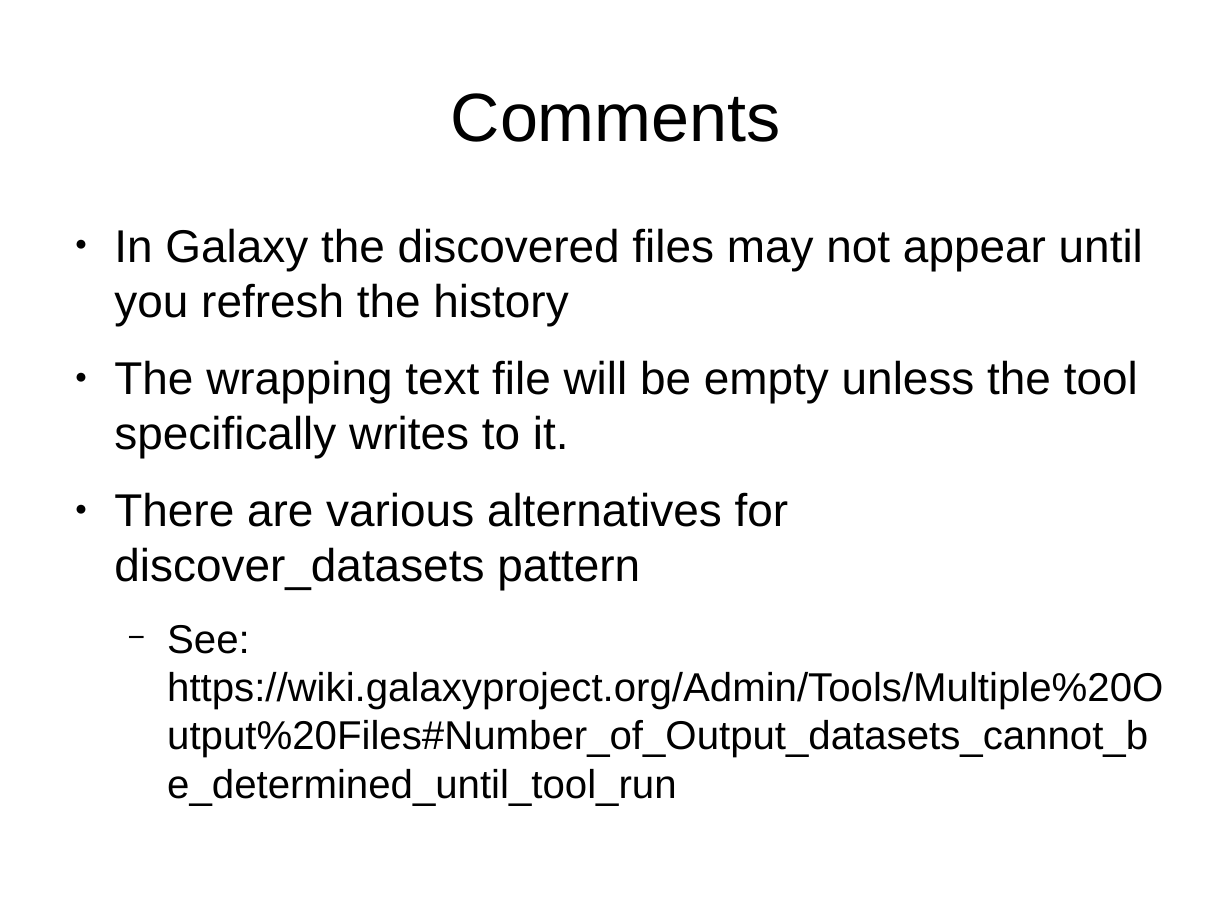
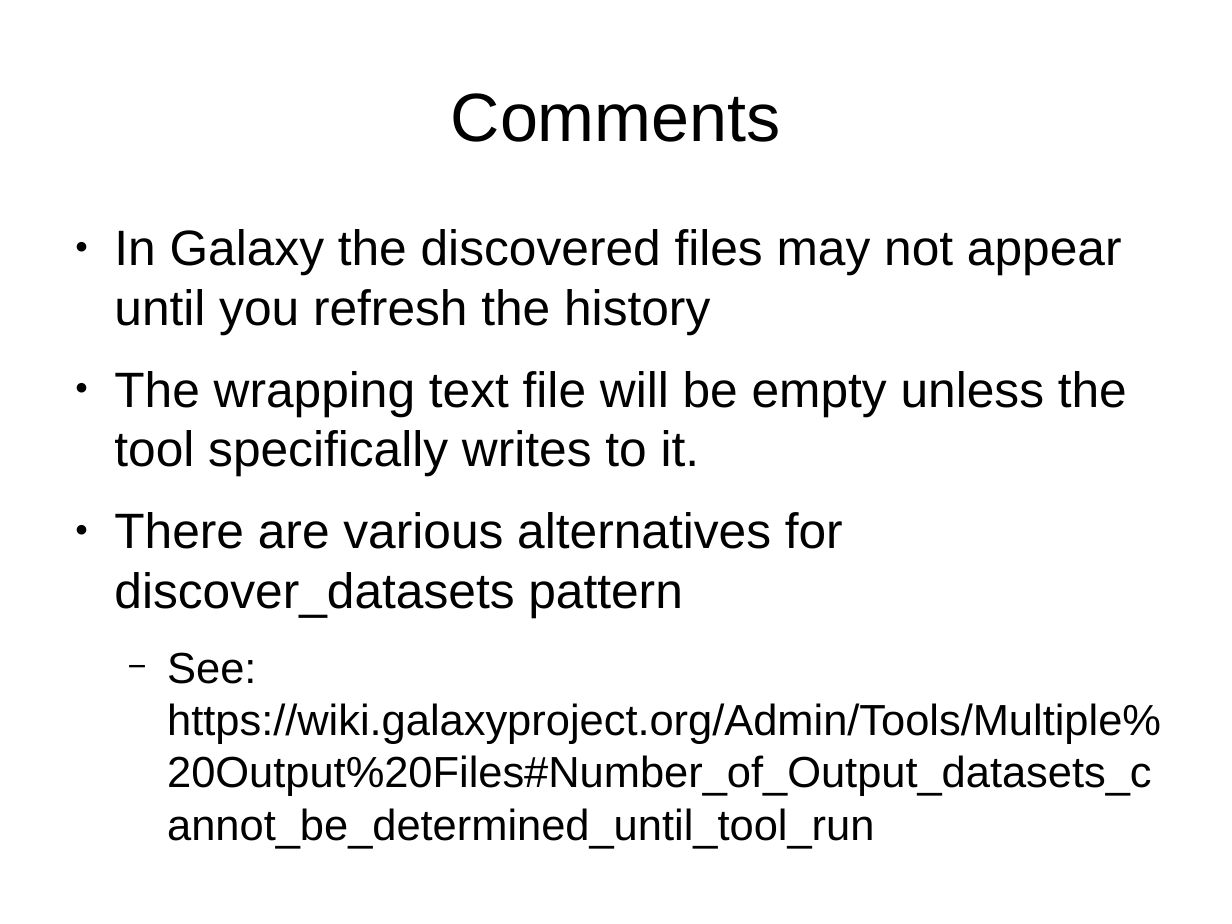
Before and after one commit to Christian-B/galaxy_tutorial, a slide deck: slide 59 of tool_xml.odp. Drawn at 1232x924 pixels with LibreOffice and Linux fonts; fonts in the diff are those of the drawing. Boxes give left, top, right and bottom in pixels: in the first picture for what was removed or moved away, otherwise in the second. Text is boxed around its words. In the diff, an @@ line names an element or a change of style, - is before the commit and + after.

```diff
--- a/tool_xml.odp
+++ b/tool_xml.odp
@@ text "In Galaxy the discovered files ..." at [114,229,1161,849]: size 29.6 to 32 pt in "In Galaxy the discovered files may not ...", "The wrapping text file will be empty ...", "There are various alternatives for discover_datasets pattern"; size 25.9 to 28 pt in "See: https://wiki.galaxyproject.org/Admin/Tools/Multiple%20O ..." @@
```
Also in this commit, not shown: 7 other slides changed.
